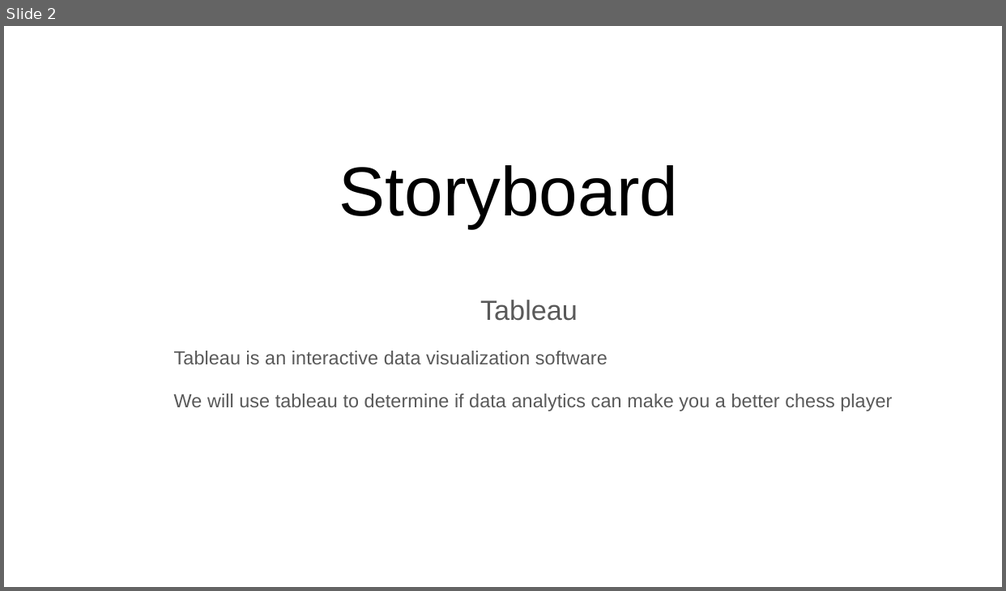
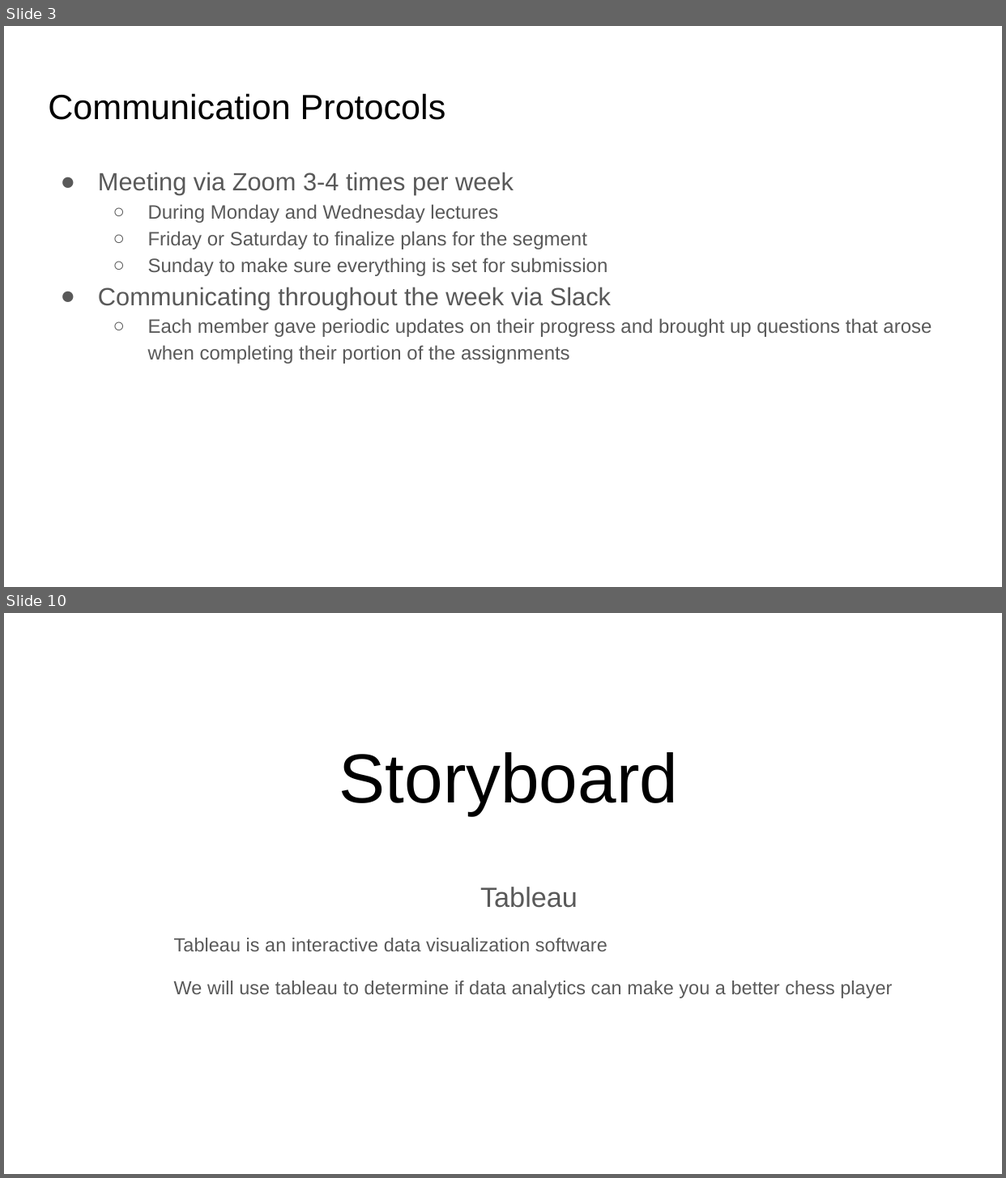
Before and after one commit to Nveatch/Chess_Games_Group_Analysis, a slide deck: Group_1_Presentation.pptx. Shown one above the other, each under a label of ours: slide 2 before the commit, slides 3 and 10 after it; the slides between them are not shown. The pictures are 1006x591 and 1006x1178 pixels, drawn with LibreOffice and Linux fonts; fonts in the diff are those of the drawing. Boxes give left, top, right and bottom in pixels: in the first picture for what was removed or moved away, otherwise in the second. Text is boxed around its words. In the diff, an @@ line names an element or a change of style, - is before the commit and + after.

```diff
--- a/Group_1_Presentation.pptx
+++ b/Group_1_Presentation.pptx
@@ slide 3 added at bbox=[4, 26, 1002, 587], background #FFFFFF @@
@@ title added at bbox=[48, 93, 446, 120], 25.2 pt, text #000000 @@
+Communication Protocols
@@ text added at bbox=[98, 172, 931, 364], 14 pt, text #595959 @@
+● Meeting via Zoom 3-4 times per week
+  ○ During Monday and Wednesday lectures
+  ○ Friday or Saturday to finalize plans for the segment
+  ○ Sunday to make sure everything is set for submission
+● Communicating throughout the week via Slack
+  ○ Each member gave periodic updates on their progress and brought up questions that arose when completing their portion of the assignments
@@ what was slide 2 is now slide 10 @@
```
Also in this commit, not shown: 1 slide changed, 14 other slides added.
